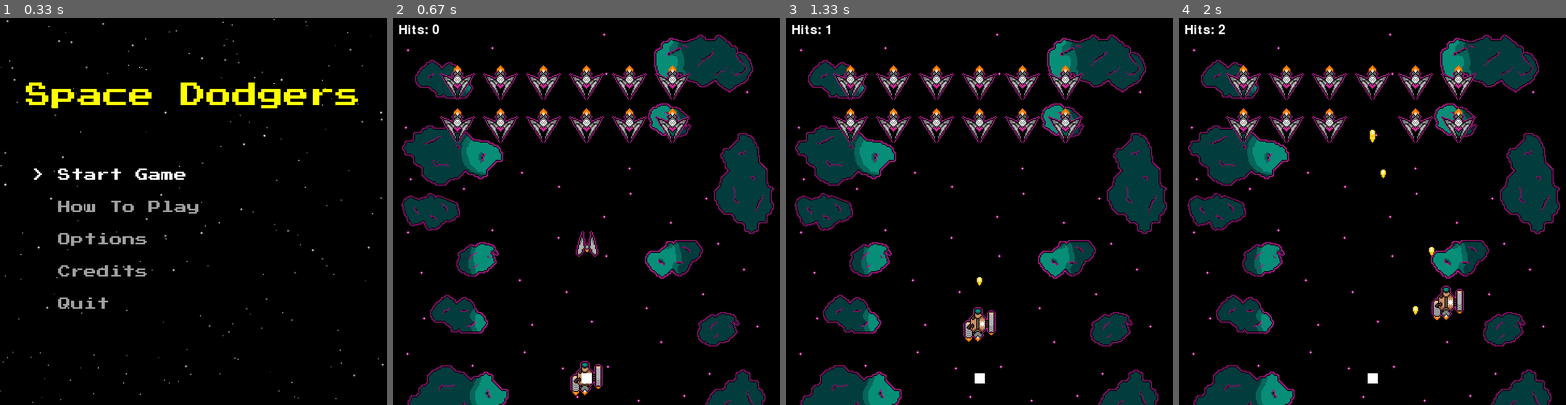
Above: before the commit, frames 1-4 (left to right).
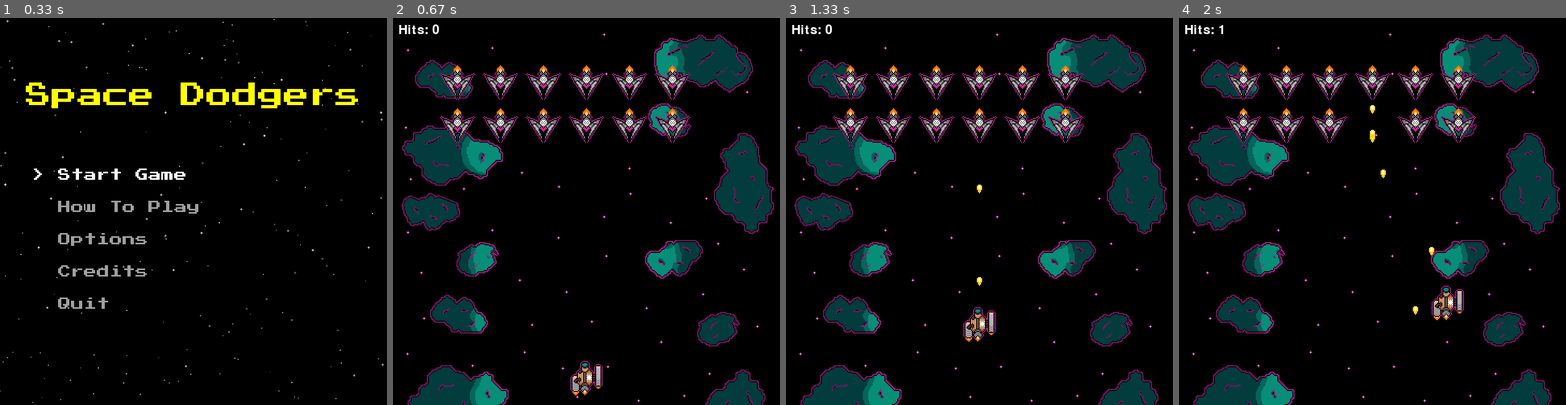
Above: after the commit, the same moments.

Repository: software-engineering-game/pygame-game
Game: pygame game, started from main.py
Two runs of this game, one before a commit and one after it. Both use one fixed random seed, a clock stepped at 60 frames per second and the inputs below.
Inputs:
- Up to frame 1 (0.33 s): no input
- Up to frame 2 (0.67 s): tap Enter at 0.33 s
- Up to frame 3 (1.33 s): tap Space at 0.67, 1.07 s; hold Up from 1 s (still down)
- Up to frame 4 (2 s): tap Space at 1.37, 1.57, 1.87 s; release Up at 1.47 s; hold Right 1.5-1.97 s

Frame 1 is identical in both runs. In frame 2, 0.2% of the frame differs, in the area x 47-54%, y 55-95%; in frame 3, 0.1%; in frame 4, 0.1%.

Commit message:
Created Branch for refactoring

Diff:
--- a/level_data.json
+++ b/level_data.json
@@ -1,7 +1,7 @@
 {
    "test_level": {
       "level_num":     666,
-      "bg_img":        "asteroid_background.png",
+      "bg_img":        "background_asteroids.png",
       "enemy_types":   ["Basic_Enemy", "Swarm_Enemy"],
       "sprite_sheets": ["enemy_basic.png", "enemy_swarm.png"],
       "wave_position": [120, 120],
@@ -11,7 +11,7 @@
 
    "first_level": {
       "level_num":     1,
-      "bg_img":        "asteroid_background.png",
+      "bg_img":        "background_asteroids.png",
       "enemy_types":   ["Basic_Enemy"],
       "sprite_sheets": ["enemy_basic.png"],
       "wave_position": [120, 120],
@@ -21,7 +21,7 @@
 
    "swarm_level": {
       "level_num":     2,
-      "bg_img":        "asteroid_background.png",
+      "bg_img":        "background_asteroids.png",
       "enemy_types":   ["Swarm_Enemy"],
       "sprite_sheets": ["enemy_swarm.png"],
       "wave_position": [190, 120],
--- a/states/credits_state.py
+++ b/states/credits_state.py
@@ -64,9 +64,11 @@
 
         lines = [
             "Dev Team:",
-            "Nicholas Vuletich, Thomas Bond,",
+            "Nicholas Vuletich,",
             "Crawford Barnett, Mayah Nix,",
-            "Samaa Hediya, Ayush Patel"
+            "Samaa Hediya, Ayush Patel",
+            "Artists:",
+            "Thomas Bond"
         ]
 
         y_start = app.height // 2
--- a/states/death_state.py
+++ b/states/death_state.py
@@ -5,7 +5,6 @@
 from states.main_menu_state import MainMenuState
 from states import settings
 from states import utils
-
 
 class DeathState(State):
     def __init__(self, message="You Died", score=0):
--- a/states/game_state.py
+++ b/states/game_state.py
@@ -100,7 +100,7 @@
 
 
 class Basic_Enemy(pygame.sprite.Sprite):
-    def __init__(self, frames, speed, start_pos):
+    def __init__(self, frames, start_pos):
         super().__init__()
 
         self.frames = frames
@@ -110,7 +110,7 @@
         # self.image = pygame.image.load(os.path.join(asset_folder, sprite_name)).convert()
         # self.image.set_colorkey(utils.SHEET_BG)
         self.rect = self.image.get_rect(center=start_pos)
-        self.speed = speed
+        self.speed = settings.basic_enemy_spd
 
         # Shooting cooldown tracking
         self.shoot_cooldown = random.uniform(1.0, 3.0)
@@ -126,7 +126,7 @@
         )
         bullet_group.add(enemy_bullet)
         self.can_shoot = False
-        self.shoot_cooldown = random.uniform(1.0, 3.0)
+        self.shoot_cooldown = random.uniform(3.0, 8.0)
 
     def update(self, player_pos):
         # this is where basic enemy movement should go
@@ -134,12 +134,12 @@
 
 # Bomber enemy that releases an exploding payload
 class Bomber_Enemy(pygame.sprite.Sprite):
-    def __init__(self, asset_folder, sprite_name, speed, start_pos):
+    def __init__(self, asset_folder, sprite_name, start_pos):
         super().__init__()
         self.image = pygame.image.load(os.path.join(asset_folder, sprite_name)).convert()
         self.image.set_colorkey(utils.SHEET_BG)
         self.rect = self.image.get_rect(center=start_pos)
-        self.speed = speed
+        self.speed = 0 # Placeholder
 
     def shoot(self, bullet_group):
         # For the bomber specific shooting mechanics
@@ -150,13 +150,13 @@
         pass
 
 class Swarm_Enemy(pygame.sprite.Sprite):
-    def __init__(self, asset_folder, sprite_name, speed, start_pos):
+    def __init__(self, asset_folder, sprite_name, start_pos):
         super().__init__()
         self.original_image = pygame.image.load(os.path.join(asset_folder, sprite_name)).convert()
         self.original_image.set_colorkey(utils.SHEET_BG)
         self.image = self.original_image
         self.rect = self.image.get_rect(center=start_pos)
-        self.speed = speed
+        self.speed = settings.swarm_enemy_spd
 
         self.velocity = (0,0)
         self.angle = 0
@@ -210,16 +210,16 @@
             asset_folder=asset_folder,
             level_name="first_level",
             enemy_ships=self.enemy_ships,
+            bg_image=self.bg_image,
             temp_type=Basic_Enemy
         )
 
-        self.ram_ship = Swarm_Enemy(
-            asset_folder=asset_folder,
-            sprite_name="enemy_swarm.png",
-            speed=3,
-            start_pos=(settings.WIDTH / 2, settings.HEIGHT / 2)
-        )
-        self.enemy_ships.add(self.ram_ship)
+        # self.ram_ship = Swarm_Enemy(
+        #     asset_folder=asset_folder,
+        #     sprite_name="enemy_swarm.png",
+        #     start_pos=(settings.WIDTH / 2, settings.HEIGHT / 2)
+        # )
+        # self.enemy_ships.add(self.ram_ship)
 
         # Spawning Player
         player_speed = 5
@@ -318,21 +318,9 @@
         self.enemy_bullets.draw(screen)
 
         # delete after testing
-        pygame.draw.rect(screen, (255,255,255), self.player.hitbox)
+        # pygame.draw.rect(screen, (255,255,255), self.player.hitbox)
 
         # Draw hit counter
         font = pygame.font.Font(None, 36)
         counter_text = font.render(f"Hits: {self.enemy_hit_count}", True, (255, 255, 255))
         screen.blit(counter_text, (10, 10))
-
-    # def spawn_enemy_wave(
-    #     self, frames, speed, corner_pos, size, spacing
-    # ):
-    #     for j in range(size[1]):     # Rows
-    #         for i in range(size[0]): # Columns
-    #             (x, y) = (
-    #                 corner_pos[0] + i * spacing[0],
-    #                 corner_pos[1] + j * spacing[1]
-    #             )
-    #             enemy = Basic_Enemy(frames=frames, speed=speed, start_pos=(x, y))
-    #             self.enemy_ships.add(enemy)
--- a/states/how_to_play_state.py
+++ b/states/how_to_play_state.py
@@ -1,8 +1,8 @@
+import pygame
+import random
+import math
 from states.base_state import State
 from states import settings
-import random
-import math
-import pygame
 
 class Stars:
     def __init__(self, w, h):
--- a/states/pause_state.py
+++ b/states/pause_state.py
@@ -2,6 +2,10 @@
 from states.base_state import State
 from states import settings
 from states.main_menu_state import MainMenuState
+
+button_color_resume = (175, 175, 175)
+button_color_main = (175, 175, 175)
+button_color_quit = (175, 175, 175)
 
 # Pause Screen Class
 class PauseScreen(State):
@@ -26,19 +30,19 @@
         screen.blit(pause_text, text_rect)
 
         # Draw the resume button
-        pygame.draw.rect(self.screen, (0, 255, 0), self.resume_button)
+        pygame.draw.rect(self.screen, button_color_resume, self.resume_button)
         resume_text = self.font_resume.render("Resume", True, (0, 0, 0))
         resume_text_rect = resume_text.get_rect(center=self.resume_button.center)
         screen.blit(resume_text, resume_text_rect)
 
         # Draw the Main menu button button
-        pygame.draw.rect(self.screen, (0, 255, 0), self.main_menu_button)
+        pygame.draw.rect(self.screen, button_color_main, self.main_menu_button)
         main_menu_text = self.font_main_menu.render("Main Menu", True, (0, 0, 0))
         main_menu_text_rect = main_menu_text.get_rect(center=self.main_menu_button.center)
         screen.blit(main_menu_text, main_menu_text_rect)
 
         # Draw the quit button
-        pygame.draw.rect(self.screen, (255, 0, 0), self.quit_button)
+        pygame.draw.rect(self.screen, button_color_quit, self.quit_button)
         quit_text = self.font_quit.render("Quit", True, (0, 0, 0))
         quit_text_rect = quit_text.get_rect(center=self.quit_button.center)
         screen.blit(quit_text, quit_text_rect)
--- a/states/settings.py
+++ b/states/settings.py
@@ -11,8 +11,9 @@
 keybind_player_right = pygame.K_RIGHT
 keybind_player_shoot = pygame.K_SPACE
 
-# Enemy
-ENEMY_SPD = 0
+# Enemy Variables
+basic_enemy_spd = 2
+swarm_enemy_spd = 3
 
 # optional wave defaults
 WAVE_COLUMNS = 5
--- a/states/utils.py
+++ b/states/utils.py
@@ -60,19 +60,21 @@
     except (FileNotFoundError, json.JSONDecodeError, KeyError):
         return 0
 
-def spawn_enemy_wave(enemy_type, enemy_group, frames, speed, corner_pos, size, spacing):
+def spawn_enemy_wave(enemy_type, enemy_group, frames, corner_pos, size, spacing):
     for j in range(size[1]):     # Rows
             for i in range(size[0]): # Columns
                 (x, y) = (
                     corner_pos[0] + i * spacing[0],
                     corner_pos[1] + j * spacing[1]
                 )
-                enemy = enemy_type(frames=frames, speed=speed, start_pos=(x, y))
+                enemy = enemy_type(frames=frames, start_pos=(x, y))
                 enemy_group.add(enemy)
 
-def build_level(asset_folder, level_name, enemy_ships, temp_type):
+def build_level(asset_folder, level_name, enemy_ships, bg_image, temp_type):
     # Loads the data for one level as a python dictionary
     level = load_level(level_name=level_name)
+
+    bg_image = pygame.image.load(os.path.join(asset_folder, level["bg_img"]))
 
     # Spawns enemy waves
     #Future versions can have a for loop that calls spawn_enemy_wave
@@ -87,7 +89,6 @@
             frame_width=66,
             frame_height=FRAME_SIZE
         ),
-        speed=0,
         corner_pos=level["wave_position"],
         size=level["wave_size"],
         spacing=level["wave_spacing"]
